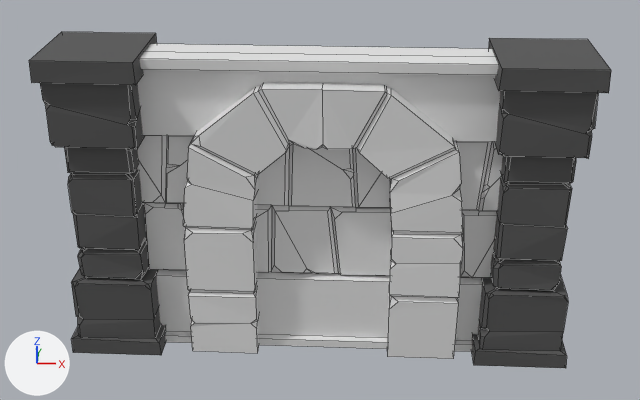
One commit to the Blender file Modular Dungeon/Barrel.blend: the scene before it, then after it.
Rendered twice from a 50 mm camera at (7.41, -7.61, 5.36) aimed at (7.01, 0.02, 1.54). Arrows for +X, +Y and +Z are at lower left; the lights stay in place. Mesh edges are drawn as thin lines.
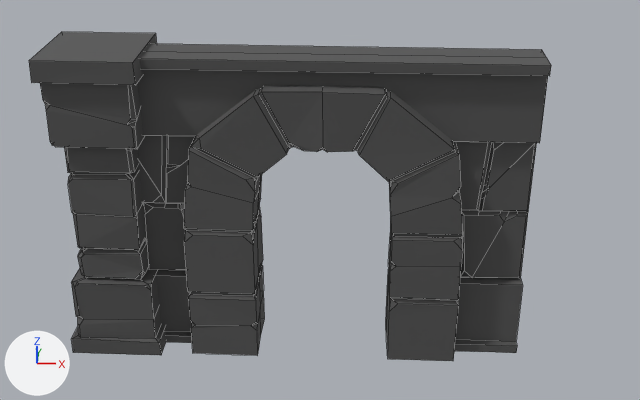
Changed parts and their boxes (x1, y1, x2, y2) in the pictures (640 x 400 px):
'Cube.002', reshaped
    before: (29, 32, 166, 355)
    after: (29, 32, 551, 361)
'Wall.001', deleted
    before: (136, 44, 503, 352)
'Plane', deleted
    before: (183, 82, 463, 359)
'Cube.007', deleted
    before: (472, 38, 611, 368)
part 1 of me_cube_005, added
    after: (136, 44, 551, 353)
part 2 of me_cube_005, added
    after: (184, 85, 463, 361)

Edits to the bpy script that builds the scene:
```text
Change me_cube_005:
    used by ob_cube_002; location = (5.0, 0.0, 1.499)
    remove me_cube_005.from_pydata(...)  # 196 vertices, 167 faces; spans x -0.46..0.45, y -0.45..0.45, z -1.5..1.54
    add me_cube_005.from_pydata(...)  # 746 vertices, 589 faces; spans x -0.46..4.0, y -0.45..0.45, z -1.55..1.54
    me_cube_005 part 1: a new loose piece of 300 vertices spanning x 0.0..4.0, y -0.22..0.24, z -1.5..1.5, in mat_grey (dark grey #565656)
    me_cube_005 part 2: a new loose piece of 250 vertices spanning x 0.73..3.37, y -0.35..0.34, z -1.55..1.26, in mat_grey (dark grey #565656)
Remove ob_plane:
    ob_plane = bpy.data.objects.new('Plane', me_plane)
    ob_plane.location = (7.052, -0.004, 0.503)
Remove ob_wall_001:
    ob_wall_001 = bpy.data.objects.new('Wall.001', me_plane_002)
    ob_wall_001.location = (7.0, 0.01, 2.0)
    _m = ob_wall_001.modifiers.new('Mirror', 'MIRROR')
    _m.use_axis = (False, True, False)
    _m.use_clip = True
Remove ob_cube_007:
    ob_cube_007 = bpy.data.objects.new('Cube.007', me_cube_009)
    ob_cube_007.location = (9.0, 0.0, 1.499)
```
